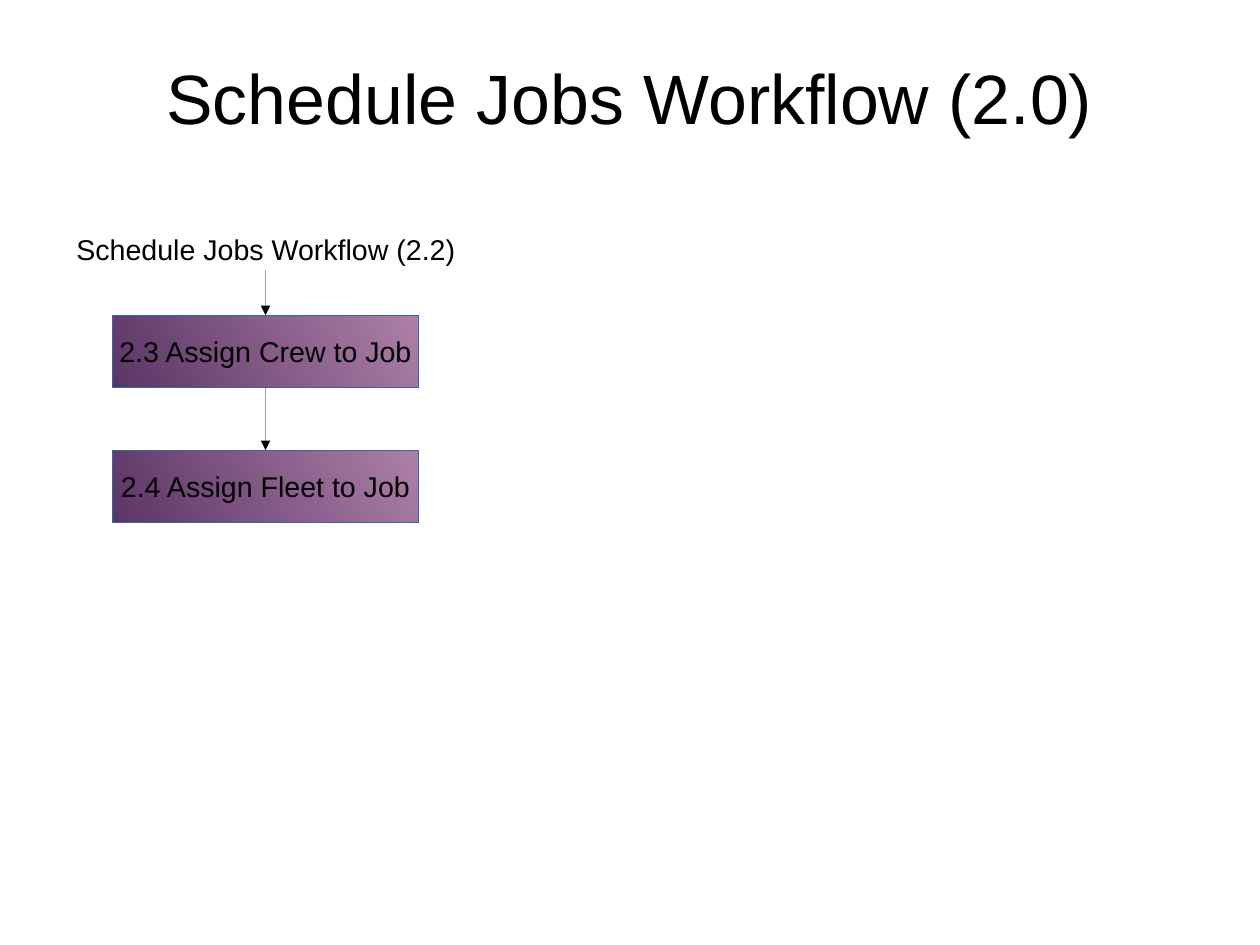
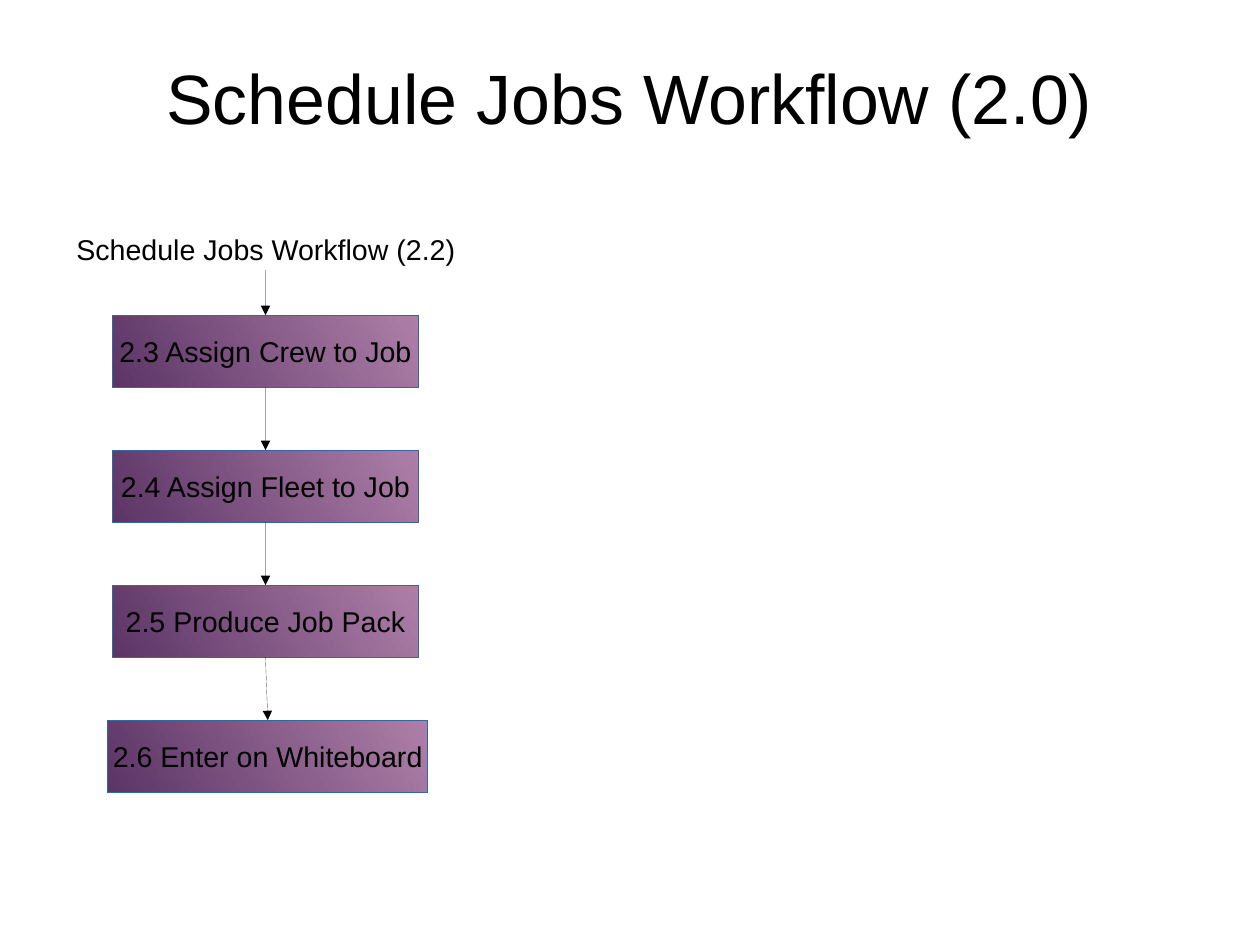
Before and after one commit to monkeysh1ne/TMNZ_Stuff, a slide deck: slide 6 of Workflows BP Models.odp. Drawn at 1260x945 pixels with LibreOffice and Linux fonts; fonts in the diff are those of the drawing. Boxes give left, top, right and bottom in pixels: in the first picture for what was removed or moved away, otherwise in the second. Text is boxed around its words. In the diff, an @@ line names an element or a change of style, - is before the commit and + after.

Commit message:
Continue to build Schedule Jobs workflow in 'Workflows BP Models' presentation.

```diff
--- a/Workflows BP Models.odp
+++ b/Workflows BP Models.odp
@@ arrow added from (265, 523) to (265, 585), #000000 0 pt @@
@@ rectangle added at <box>112,585,418,657</box>, fill gradient #AD7FA8 to #5C3566, outline #3465A4 0 pt, 18 pt, text #000000 @@
+2.5 Produce Job Pack
@@ arrow added from (265, 657) to (268, 720), #000000 0 pt @@
@@ rectangle added at <box>107,720,428,792</box>, fill gradient #AD7FA8 to #5C3566, outline #3465A4 0 pt, 18 pt, text #000000 @@
+2.6 Enter on Whiteboard
```
Also in this commit, not shown: 2 other slides changed, 3 slides added, 1 slide removed, 1 other file.
